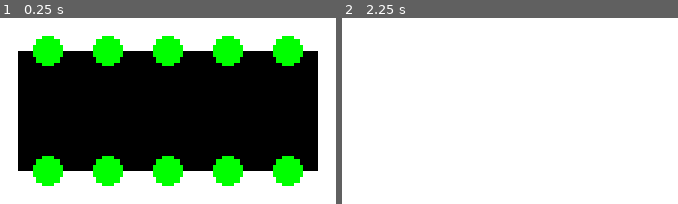
Above: before the commit, frames 1-2 (left to right).
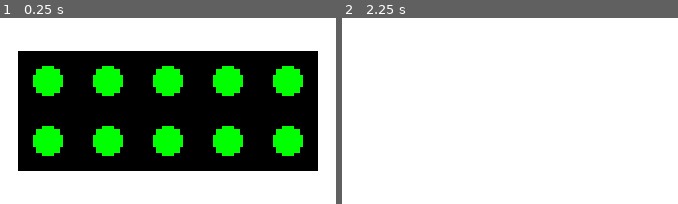
Above: after the commit, the same moments.

Repository: jcronenberg/crISP
Game: Godot game, scene res://src/endpoints/switch_node.tscn
Same seed, same stepped clock (60 frames per second), same inputs: the game is played once before the commit and once after it. This scene is started directly instead of the project's main scene.
Inputs (mouse positions are in pixels of both pictures, inside the frame that each line leads up to):
- Up to frame 1 (0.25 s): no input
- Up to frame 2 (2.25 s): tap Enter at 0.5, 2 s; drag from (510, 111) to (outside the picture) at 0.52 s; tap Space at 1.25 s; drag from (outside the picture) to (510, 111) at 1.27 s; move the mouse to (outside the picture) at 2.02 s; hold Right mouse button (RClick) from 2.03 s (still down); click (outside the picture) at 2.17 s

The runs differ from the first frame. In frame 1, 23% of the frame differs, in the area x 9-91%, y 9-91%; in frame 2, nothing differs.
Error in both runs: Attempt to call function 'add_endpoint' in base 'null instance' on a null instance. (res://src/endpoints/switch_node.gd:23)

Commit message:
Move switch ports from the edges to the middle
I think previously the switches looked too much like a circuit board. This makes
it a bit more switch like, though currently it looks like a traffic light lol.
But that can be fixed in the future with a proper ethernet like look for ports.

Diff:
--- a/src/endpoints/switch_node.tscn
+++ b/src/endpoints/switch_node.tscn
@@ -1,11 +1,62 @@
-[gd_scene load_steps=5 format=3 uid="uid://wn2ch8bgv060"]
+[gd_scene load_steps=16 format=3 uid="uid://wn2ch8bgv060"]
 
 [ext_resource type="Script" path="res://src/endpoints/switch_node.gd" id="1_14c4t"]
 [ext_resource type="Script" path="res://src/endpoints/switch_body_area.gd" id="2_icf0f"]
 [ext_resource type="PackedScene" uid="uid://dul63201md3r7" path="res://src/endpoints/switch_port.tscn" id="5_pmew2"]
+[ext_resource type="Shader" path="res://src/shaders/color.gdshader" id="6_i6rcj"]
 
 [sub_resource type="RectangleShape2D" id="RectangleShape2D_lj5gn"]
 size = Vector2(100, 40)
+
+[sub_resource type="ShaderMaterial" id="ShaderMaterial_5otax"]
+resource_local_to_scene = true
+shader = ExtResource("6_i6rcj")
+shader_parameter/color = Color(0, 1, 0, 1)
+
+[sub_resource type="ShaderMaterial" id="ShaderMaterial_wptdq"]
+resource_local_to_scene = true
+shader = ExtResource("6_i6rcj")
+shader_parameter/color = Color(0, 1, 0, 1)
+
+[sub_resource type="ShaderMaterial" id="ShaderMaterial_1nb4m"]
+resource_local_to_scene = true
+shader = ExtResource("6_i6rcj")
+shader_parameter/color = Color(0, 1, 0, 1)
+
+[sub_resource type="ShaderMaterial" id="ShaderMaterial_rt6e3"]
+resource_local_to_scene = true
+shader = ExtResource("6_i6rcj")
+shader_parameter/color = Color(0, 1, 0, 1)
+
+[sub_resource type="ShaderMaterial" id="ShaderMaterial_br43t"]
+resource_local_to_scene = true
+shader = ExtResource("6_i6rcj")
+shader_parameter/color = Color(0, 1, 0, 1)
+
+[sub_resource type="ShaderMaterial" id="ShaderMaterial_byk3q"]
+resource_local_to_scene = true
+shader = ExtResource("6_i6rcj")
+shader_parameter/color = Color(0, 1, 0, 1)
+
+[sub_resource type="ShaderMaterial" id="ShaderMaterial_2oxjv"]
+resource_local_to_scene = true
+shader = ExtResource("6_i6rcj")
+shader_parameter/color = Color(0, 1, 0, 1)
+
+[sub_resource type="ShaderMaterial" id="ShaderMaterial_03ykg"]
+resource_local_to_scene = true
+shader = ExtResource("6_i6rcj")
+shader_parameter/color = Color(0, 1, 0, 1)
+
+[sub_resource type="ShaderMaterial" id="ShaderMaterial_jp43m"]
+resource_local_to_scene = true
+shader = ExtResource("6_i6rcj")
+shader_parameter/color = Color(0, 1, 0, 1)
+
+[sub_resource type="ShaderMaterial" id="ShaderMaterial_s167i"]
+resource_local_to_scene = true
+shader = ExtResource("6_i6rcj")
+shader_parameter/color = Color(0, 1, 0, 1)
 
 [node name="Switch" type="Node2D"]
 script = ExtResource("1_14c4t")
@@ -21,31 +72,41 @@
 shape = SubResource("RectangleShape2D_lj5gn")
 
 [node name="Port1" parent="." instance=ExtResource("5_pmew2")]
-position = Vector2(-40, -20)
+material = SubResource("ShaderMaterial_5otax")
+position = Vector2(-40, -10)
 
 [node name="Port2" parent="." instance=ExtResource("5_pmew2")]
-position = Vector2(-20, -20)
+material = SubResource("ShaderMaterial_wptdq")
+position = Vector2(-20, -10)
 
 [node name="Port3" parent="." instance=ExtResource("5_pmew2")]
-position = Vector2(0, -20)
+material = SubResource("ShaderMaterial_1nb4m")
+position = Vector2(0, -10)
 
 [node name="Port4" parent="." instance=ExtResource("5_pmew2")]
-position = Vector2(20, -20)
+material = SubResource("ShaderMaterial_rt6e3")
+position = Vector2(20, -10)
 
 [node name="Port5" parent="." instance=ExtResource("5_pmew2")]
-position = Vector2(40, -20)
+material = SubResource("ShaderMaterial_br43t")
+position = Vector2(40, -10)
 
 [node name="Port6" parent="." instance=ExtResource("5_pmew2")]
-position = Vector2(-40, 20)
+material = SubResource("ShaderMaterial_byk3q")
+position = Vector2(-40, 10)
 
 [node name="Port7" parent="." instance=ExtResource("5_pmew2")]
-position = Vector2(-20, 20)
+material = SubResource("ShaderMaterial_2oxjv")
+position = Vector2(-20, 10)
 
 [node name="Port8" parent="." instance=ExtResource("5_pmew2")]
-position = Vector2(0, 20)
+material = SubResource("ShaderMaterial_03ykg")
+position = Vector2(0, 10)
 
 [node name="Port9" parent="." instance=ExtResource("5_pmew2")]
-position = Vector2(20, 20)
+material = SubResource("ShaderMaterial_jp43m")
+position = Vector2(20, 10)
 
 [node name="Port10" parent="." instance=ExtResource("5_pmew2")]
-position = Vector2(40, 20)
+material = SubResource("ShaderMaterial_s167i")
+position = Vector2(40, 10)
